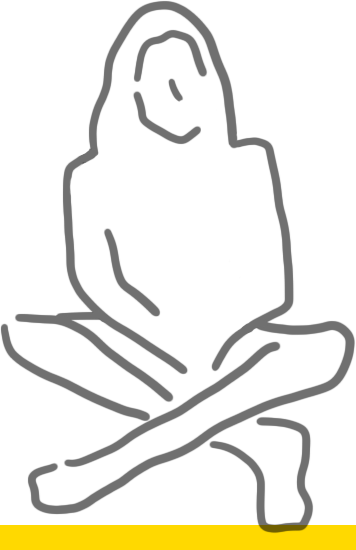
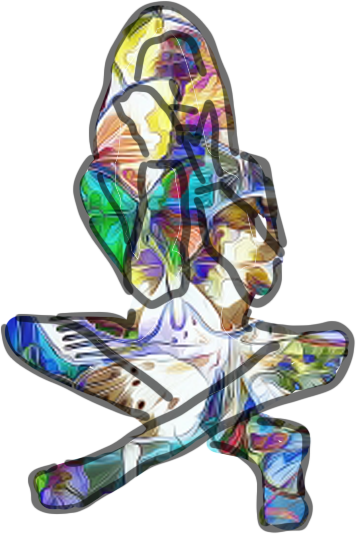
Comparing the layer stacks of the two 356×550 images. Changes:
hid "Layer 4 copy" over (0, 5, 356, 534)
showed "Layer 2" over (0, 5, 356, 534)
hid "Background" over (0, 5, 356, 550)
